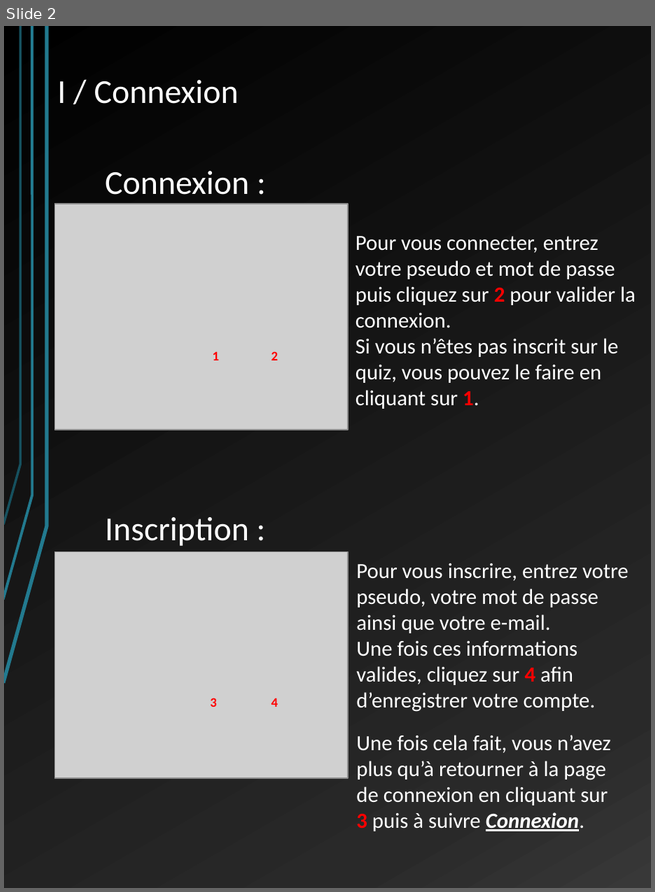
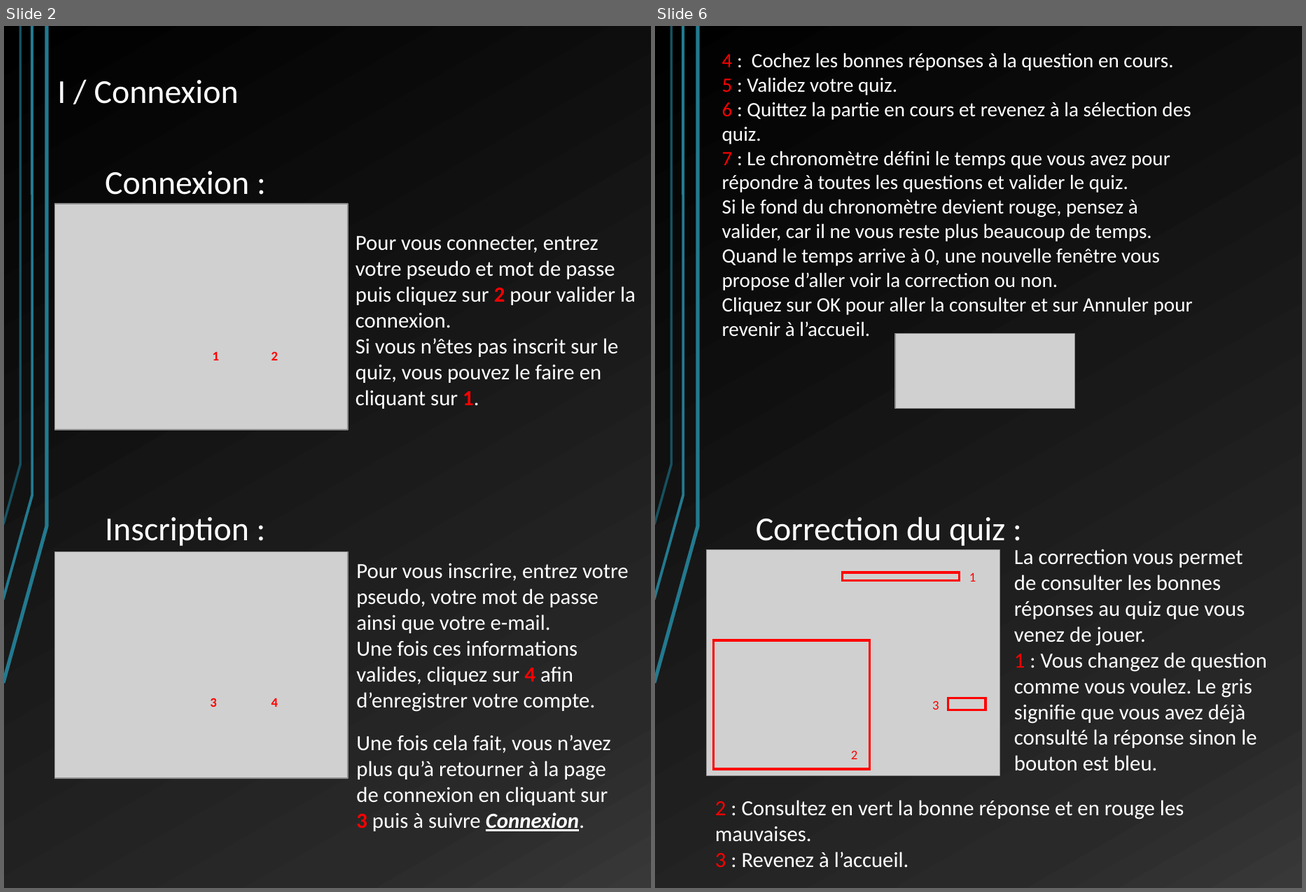
Before and after one commit to LordAlbas/warquiz, a slide deck: Docs/manuel utilisateur WQ.pptx. Shown side by side, each under a label of ours: slide 2 before the commit, slides 2 and 6 after it; the slides between them are not shown. The pictures are 655x892 and 1306x892 pixels, drawn with LibreOffice and Linux fonts; fonts in the diff are those of the drawing; grey boxes stand for pictures. Boxes give left, top, right and bottom in pixels: in the first picture for what was removed or moved away, otherwise in the second. Text is boxed around its words. In the diff, an @@ line names an element or a change of style, - is before the commit and + after.

```diff
--- a/Docs/manuel utilisateur WQ.pptx
+++ b/Docs/manuel utilisateur WQ.pptx
@@ slide 6 added at (655,26,1302,888), background gradient #000000 to #292929 to #383838; not listed: 3 template elements that a slide beside it also shows @@
@@ text added at (722,53,1193,337), 17 pt, text #FFFFFF @@
+4 : Cochez les bonnes réponses à la question en cours.
+5 : Validez votre quiz.
+6 : Quittez la partie en cours et revenez à la sélection des quiz.
+7 : Le chronomètre défini le temps que vous avez pour répondre à toutes les questions et valider le quiz.
+Si le fond du chronomètre devient rouge, pensez à valider, car il ne vous reste plus beaucoup de temps.
+Quand le temps arrive à 0, une nouvelle fenêtre vous propose d’aller voir la correction ou non.
+Cliquez sur OK pour aller la consulter et sur Annuler pour revenir à l’accueil.
@@ picture added at (894,334,1075,409) @@
@@ text added at (756,517,1005,546), 28 pt, text #FFFFFF @@
+Correction du quiz :
@@ picture added at (707,550,1000,776) @@
@@ text added at (1014,549,1267,772), 18 pt, text #FFFFFF @@
+La correction vous permet de consulter les bonnes réponses au quiz que vous venez de jouer.
+1 : Vous changez de question comme vous voulez. Le gris signifie que vous avez déjà consulté la réponse sinon le bouton est bleu.
@@ rectangle added at (842,573,959,580), outline #FF0000 2 pt @@
@@ text added at (969,573,976,582), 11 pt, text #FF0000 @@
+1
@@ rectangle added at (714,641,870,770), outline #FF0000 2 pt @@
@@ text added at (932,702,939,710), 11 pt, text #FF0000 @@
+3
@@ rectangle added at (948,699,985,711), outline #FF0000 2 pt @@
@@ text added at (851,751,858,760), 11 pt, text #FF0000 @@
+2
@@ text added at (715,800,1183,868), 18 pt, text #FFFFFF @@
+2 : Consultez en vert la bonne réponse et en rouge les mauvaises.
+3 : Revenez à l’accueil.
```
Also in this commit, not shown: 6 slides changed.
